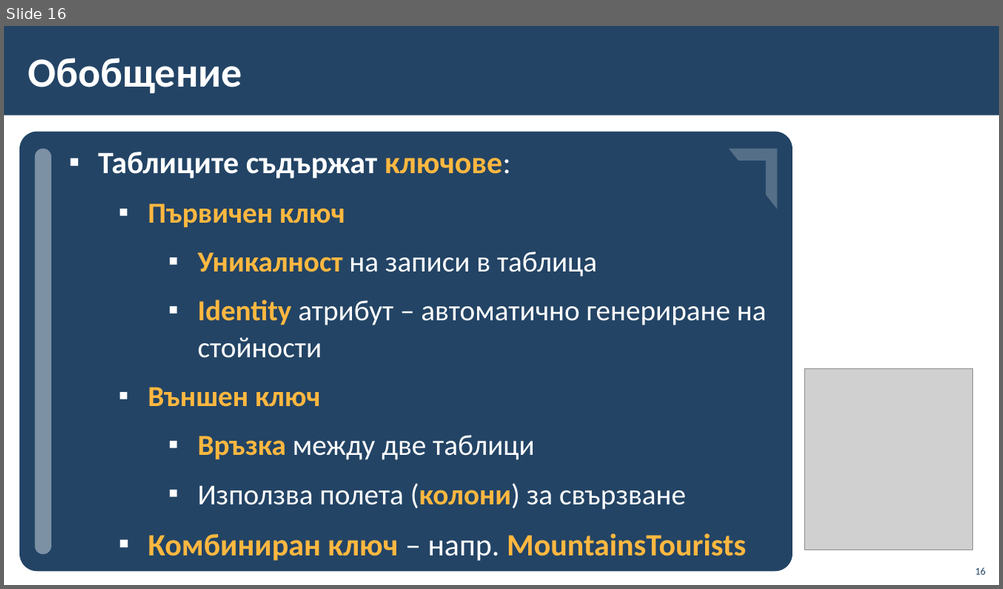
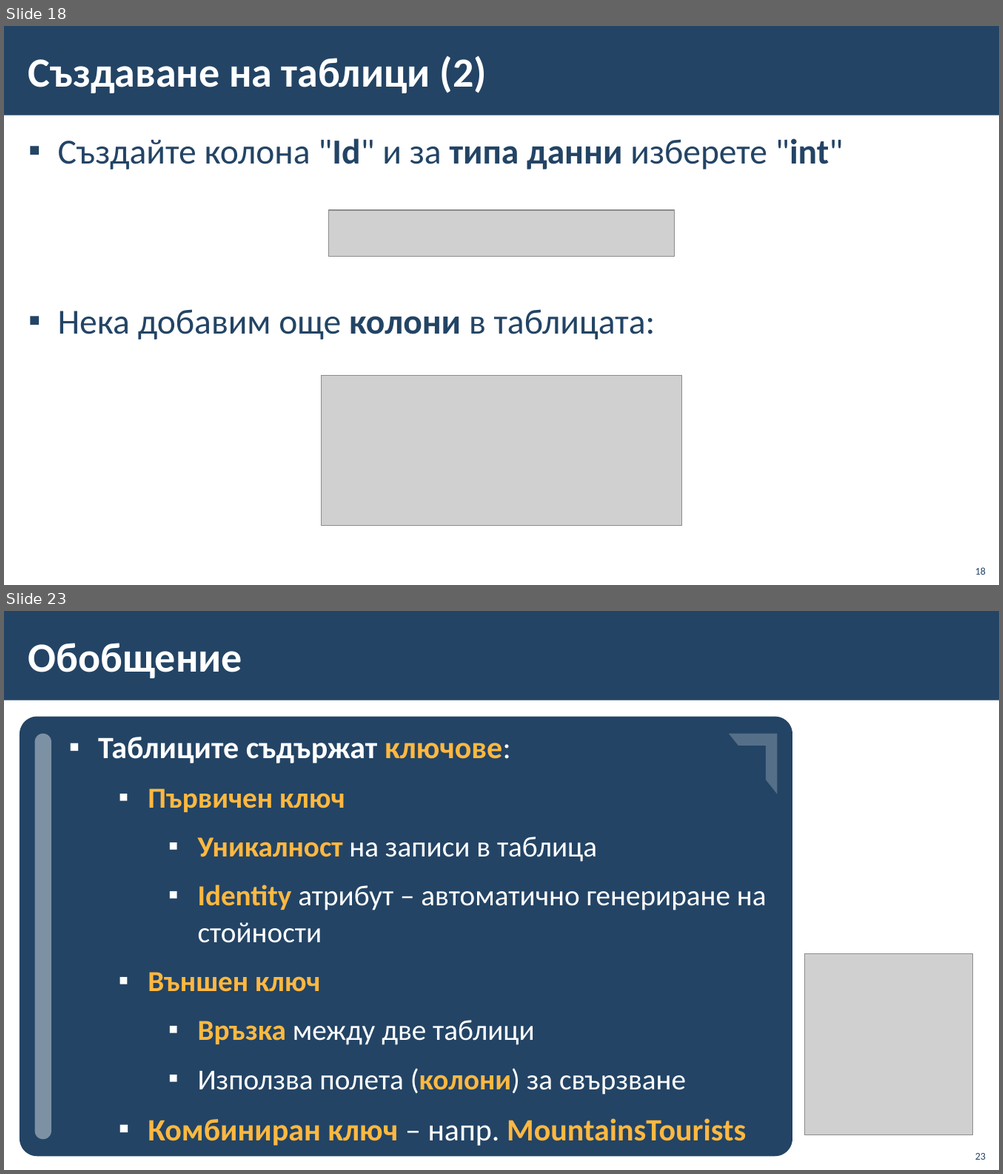
Before and after one commit to BG-IT-Edu/School-Programming, a slide deck: Courses/Software-Sciences/Module-3-Databases-New/07-Modeling-Databases/06-Modeling-Databases.pptx. Shown one above the other, each under a label of ours: slide 16 before the commit, slides 18 and 23 after it; the slides between them are not shown. The pictures are 1003x589 and 1003x1174 pixels, drawn with LibreOffice and Linux fonts; fonts in the diff are those of the drawing; grey boxes stand for pictures; background and template pictures are left out. Boxes give left, top, right and bottom in pixels: in the first picture for what was removed or moved away, otherwise in the second. Text is boxed around its words. In the diff, an @@ line names an element or a change of style, - is before the commit and + after.

```diff
--- a/Courses/Software-Sciences/Module-3-Databases-New/07-Modeling-Databases/06-Modeling-Databases.pptx
+++ b/Courses/Software-Sciences/Module-3-Databases-New/07-Modeling-Databases/06-Modeling-Databases.pptx
@@ slide 18 added at bbox=[4, 26, 999, 585], background #FFFFFF; not listed: 1 template element that a slide beside it also shows @@
@@ title added at bbox=[28, 56, 486, 93], 40 pt, text #FFFFFF, bold @@
+Създаване на таблици (2)
@@ text added at bbox=[58, 138, 842, 340], 34 pt, text #234465 @@
+▪ Създайте колона "Id" и за типа данни изберете "int"
+▪ Нека добавим още колони в таблицата:
@@ picture added at bbox=[329, 210, 673, 257] @@
@@ picture added at bbox=[321, 376, 681, 527] @@
@@ page number added at bbox=[975, 568, 985, 575], 10 pt, text #234465 @@
+18
@@ what was slide 16 is now slide 23 @@
@@ page number at bbox=[975, 1153, 985, 1160]: text changed @@
-16
+23
```
Also in this commit, not shown: 2 slides changed, 6 other slides added.
